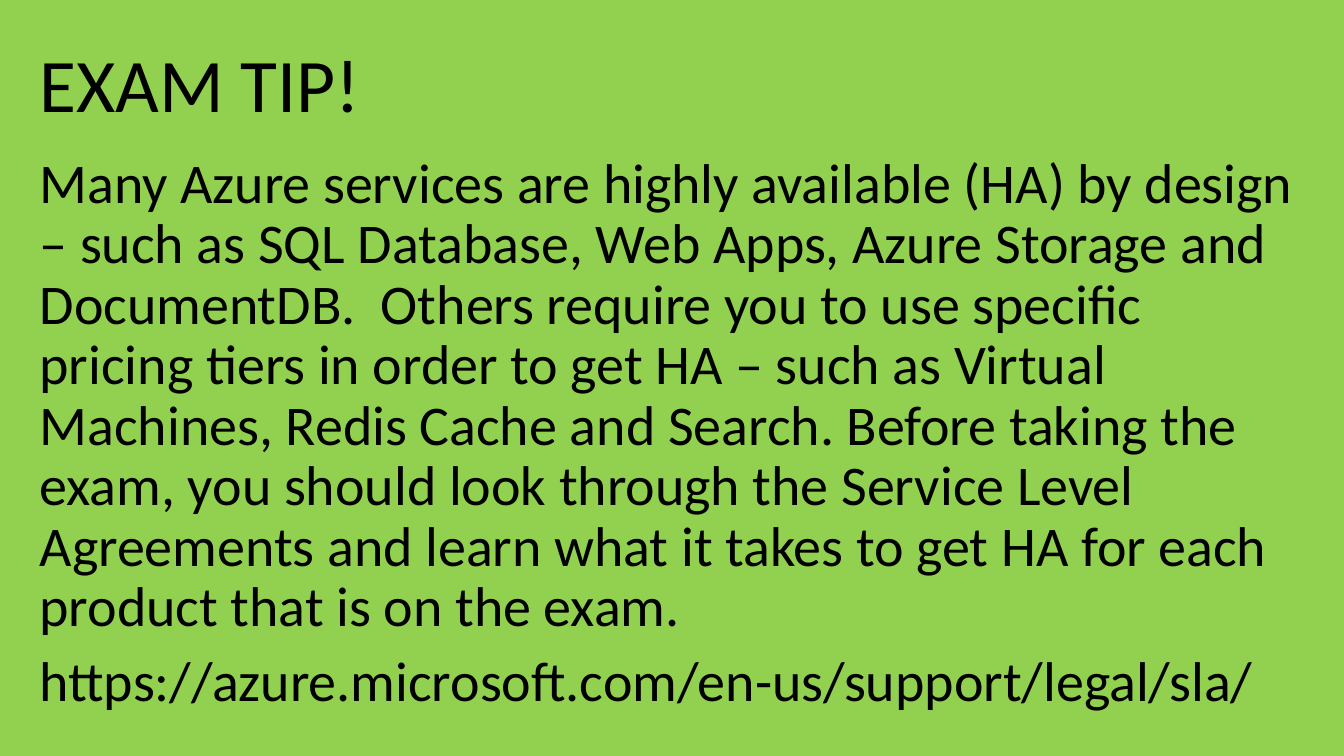
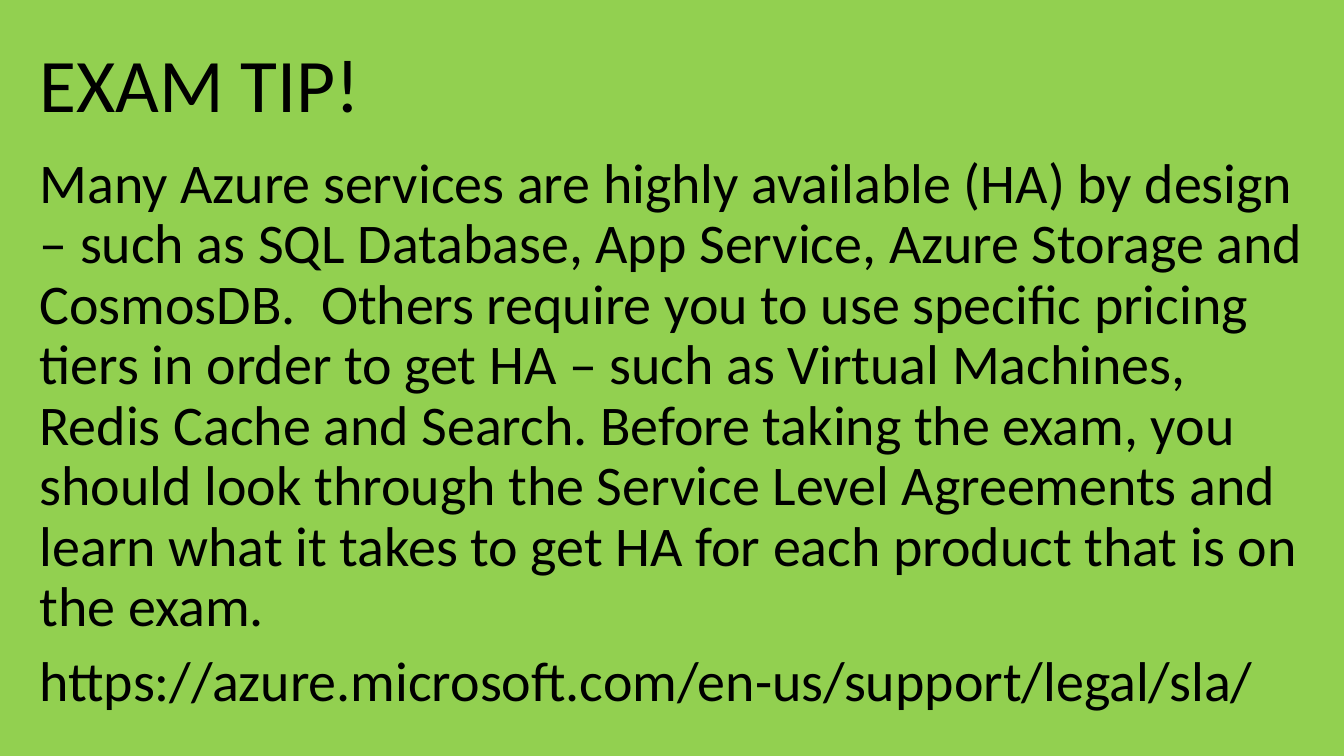
Before and after one commit to guruskill/70-534, a slide deck: slide 33 of Presentations/2017-10-Hartford/70-534-WebAndMobile.pptx (slide 35 before the commit). Drawn at 1344x756 pixels with LibreOffice and Linux fonts; fonts in the diff are those of the drawing. Boxes give left, top, right and bottom in pixels: in the first picture for what was removed or moved away, otherwise in the second. Text is boxed around its words. In the diff, an @@ line names an element or a change of style, - is before the commit and + after.

```diff
--- a/Presentations/2017-10-Hartford/70-534-WebAndMobile.pptx
+++ b/Presentations/2017-10-Hartford/70-534-WebAndMobile.pptx
@@ text at <box>40,162,1303,627</box>: text changed @@
-Many Azure services are highly available (HA) by design – such as SQL Database, Web Apps, Azure Storage and DocumentDB. Others require you to use specific pricing tiers in order to get HA – such as Virtual Machines, Redis Cache and Search. Before taking the exam, you should look through the Service Level Agreements and learn what it takes to get HA for each product that is on the exam.
+Many Azure services are highly available (HA) by design – such as SQL Database, App Service, Azure Storage and CosmosDB. Others require you to use specific pricing tiers in order to get HA – such as Virtual Machines, Redis Cache and Search. Before taking the exam, you should look through the Service Level Agreements and learn what it takes to get HA for each product that is on the exam.
```
Also in this commit, not shown: 10 other slides changed, 2 slides removed, 29 other files.
